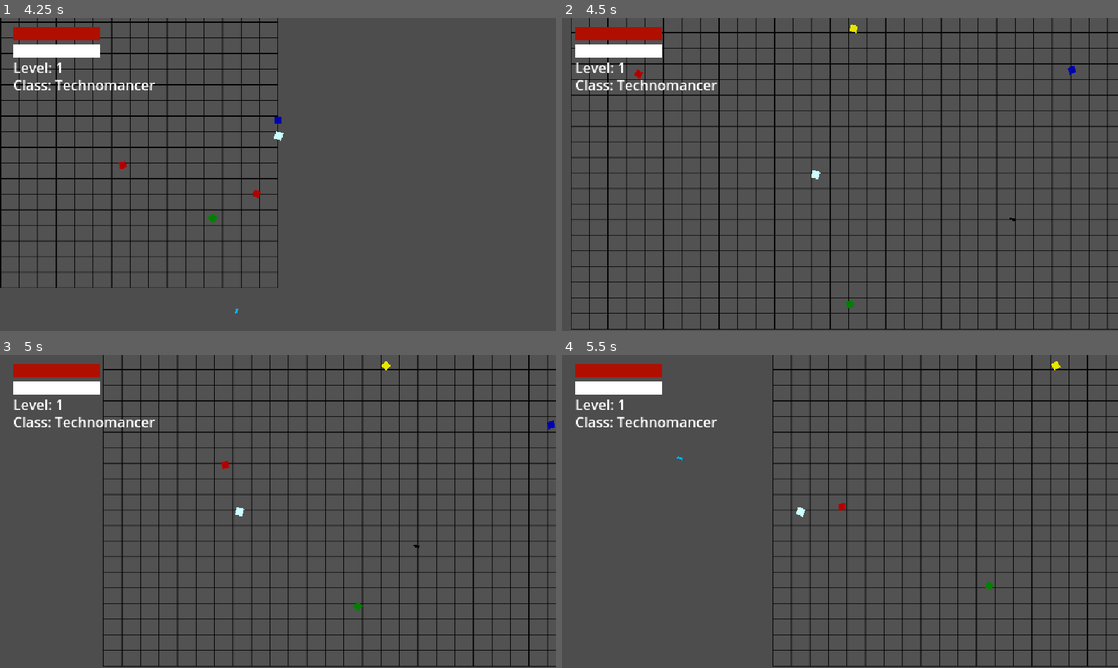
Above: before the commit, frames 1-4 (two rows, left to right).
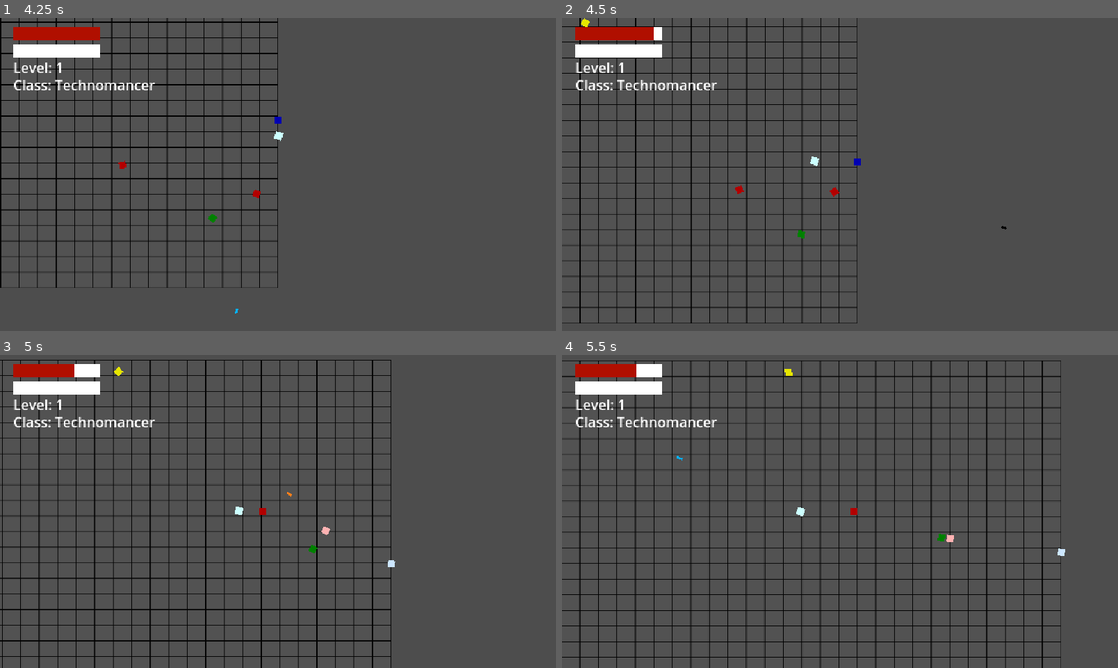
Above: after the commit, the same moments.

Repository: EmpexOri/OperationHavok
Game: Godot game, scene res://Scenes/MenuScene.tscn
Same seed, same stepped clock (60 frames per second), same inputs: the game is played once before the commit and once after it.
Inputs (mouse positions are in pixels of both pictures, inside the frame that each line leads up to):
- Up to frame 1 (4.25 s): click "Play" at 0.5 s; move the mouse to (400, 158) at 1.27 s; hold D (right) 1.28-2.03 s; click (400, 158) at 1.35 s; move the mouse to (166, 190) at 2.02 s; hold S (down) 2.03-2.78 s; click (166, 190) at 2.1 s; move the mouse to (333, 105) at 2.77 s; hold D (right) 2.78-3.53 s; click (333, 105) at 2.85 s; move the mouse to (250, 237) at 3.52 s; hold W (up) from 3.53 s (still down); click (250, 237) at 3.6 s
- Up to frame 2 (4.5 s): move the mouse to (1006, 221) at 4.27 s; release W (up) at 4.28 s; hold A (left) from 4.28 s (still down); click (1006, 221) at 4.35 s
- Up to frame 3 (5 s): keep holding A (left)
- Up to frame 4 (5.5 s): keep holding A (left); move the mouse to (673, 464) at 5.02 s; click (673, 464) at 5.1 s

Frame 1 is identical in both runs. In frame 2, 15% of the frame differs, in the area x 0-100%, y 0-100%; in frame 3, 16%; in frame 4, 15%.

Commit message:
HP has been linked

Diff:
--- a/Assets/Scripts/Player Scripts/player.gd
+++ b/Assets/Scripts/Player Scripts/player.gd
@@ -72,4 +72,7 @@
 
 func _on_area_2d_body_entered(body: Node2D) -> void:
 	if body.is_in_group("Enemy") or body.is_in_group("Laser"):
+		Global.PlayerHP -= 10
+	if Global.PlayerHP <= 0:
+		Global.PlayerHP = Global.PlayerHPMax
 		kill()
--- a/Scenes/PlaygroundScene.tscn
+++ b/Scenes/PlaygroundScene.tscn
@@ -67,6 +67,7 @@
 text = "Level: 1"
 
 [node name="ClassLabel" type="Label" parent="PlayerUI/UIContainer"]
+layout_mode = 0
 offset_left = 15.0
 offset_top = 65.0
 offset_right = 179.0
